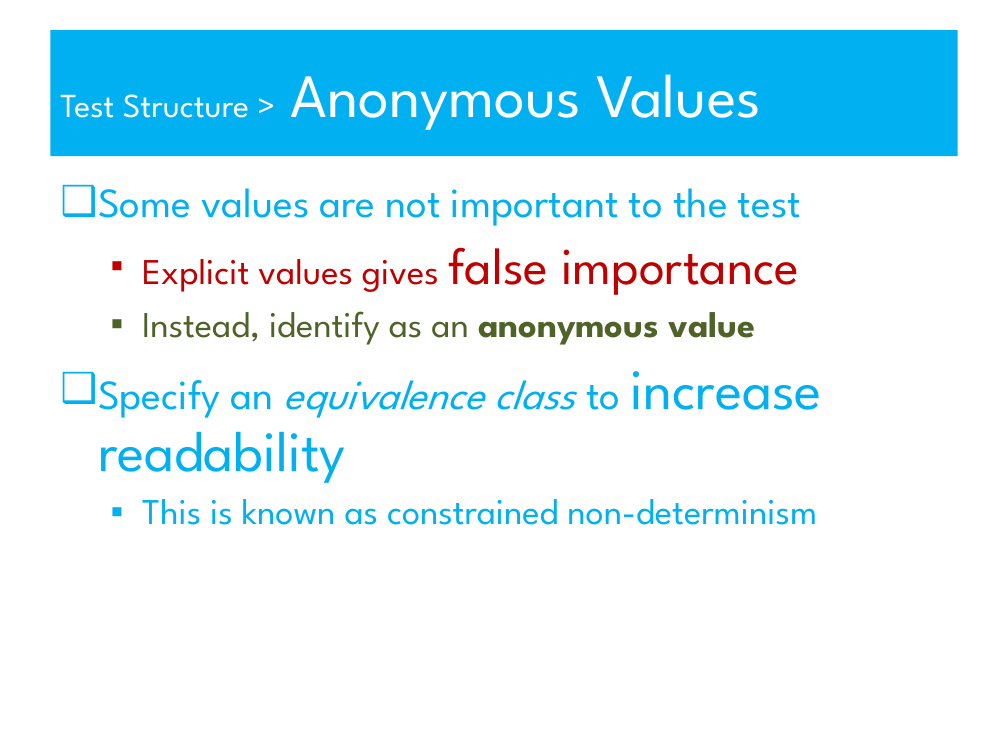
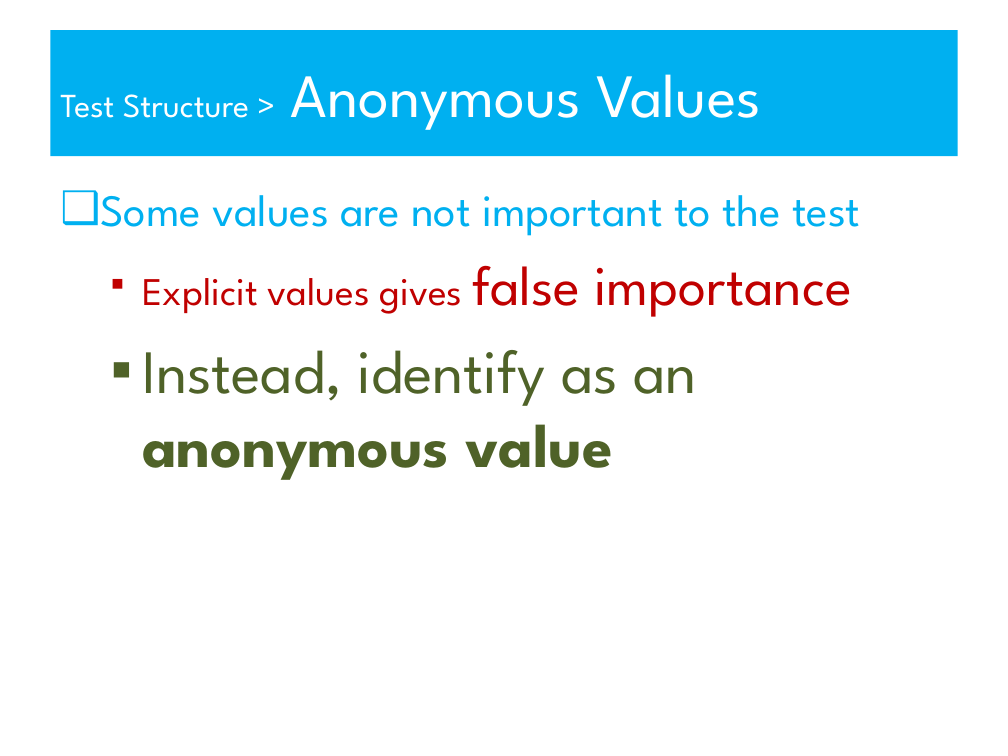
Before and after one commit to robdmoore/TestDataSustainabilityPresentation, a slide deck: slide 20 of Presentation.ppt. Drawn at 1008x756 pixels with LibreOffice and Linux fonts; fonts in the diff are those of the drawing. Boxes give left, top, right and bottom in pixels: in the first picture for what was removed or moved away, otherwise in the second. Text is boxed around its words. In the diff, an @@ line names an element or a change of style, - is before the commit and + after.

```diff
--- a/Presentation.ppt
+++ b/Presentation.ppt
@@ text "Some values are not important ..." at (100,195,860,480): size 29.6 to 32 pt in "Some values are not important to the ..."; size 25.9 to 28 pt in "Explicit values gives"; size 37 to 40 pt in "false importance"; size 25.9 to 44 pt in "Instead, identify as an anonymous value"; line spacing 0.9 to 1; more space between paragraphs @@
@@ text at (98,371,822,525): paragraphs removed @@
-❑ Specify an equivalence class to increase readability
-  ▪ This is known as constrained non-determinism
```
Also in this commit, not shown: 2 other slides changed, 1 other file.
